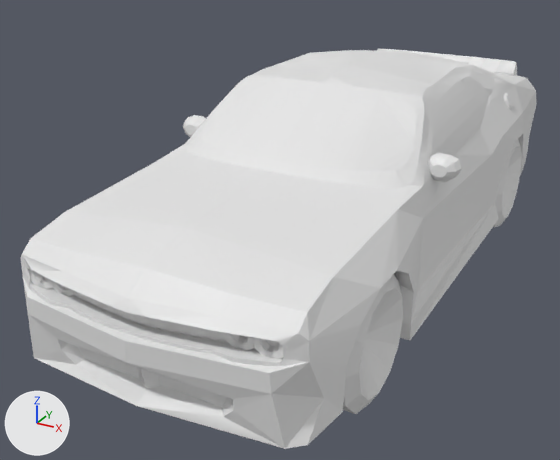
The Blender file Assets/Meshes/Cars/unikaczMesh.blend: old version first, new version second.
Camera for both pictures: a camera (50 mm lens) standing at (1.44, -3.28, 1.74) and looking at (-0.16, -0.38, 0.29). Arrows for +X, +Y and +Z are at lower left; the lights stay in place. Mesh edges are drawn as thin lines on the coarser meshes.

The first picture shows 'outline'.
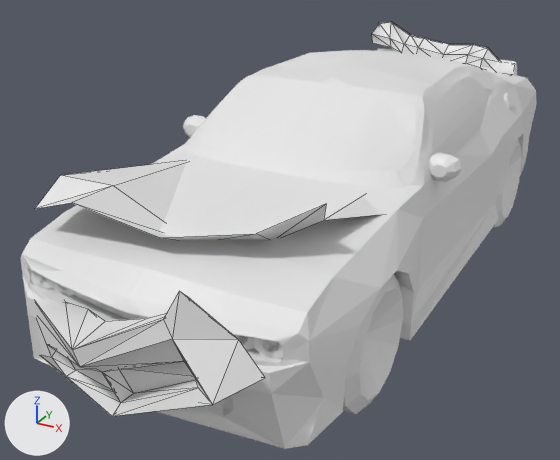
The change, as a list of edits to the scene's bpy script:
```text
Add me_cube_002:
    me_cube_002.from_pydata(...)  # 45 vertices, 70 faces; spans x -0.883..0.007, y -0.075..0.098, z -0.054..0.242
Add me_sphere_005:
    me_sphere_005.from_pydata(...)  # 32 vertices, 18 faces; spans x -0.546..0.539, y -1.531..-0.575, z 0.625..0.841
Add me_sphere_004:
    me_sphere_004.from_pydata(...)  # 44 vertices, 80 faces; spans x -0.05..1.156, y -0.43..0.095, z -0.188..0.452
Add ob_spoilerbroken:
    ob_spoilerbroken = bpy.data.objects.new('SpoilerBroken', me_cube_002)
    ob_spoilerbroken.location = (0.44, 1.401, 0.733)
Add ob_maskabroken:
    ob_maskabroken = bpy.data.objects.new('maskaBroken', me_sphere_005)
    ob_maskabroken.location = (0.0, 0.0, 0.0)
Add ob_bumperfrontbroken:
    ob_bumperfrontbroken = bpy.data.objects.new('bumperFrontBroken', me_sphere_004)
    ob_bumperfrontbroken.location = (-0.52, -1.526, 0.357)
```

Changed parts and their boxes [x1, y1, x2, y2] in the pictures (560 x 460 px):
'bumperFrontBroken', added: after [36, 291, 265, 416]
'maskaBroken', added: after [35, 161, 382, 241]
'SpoilerBroken', added: after [372, 22, 499, 69]
